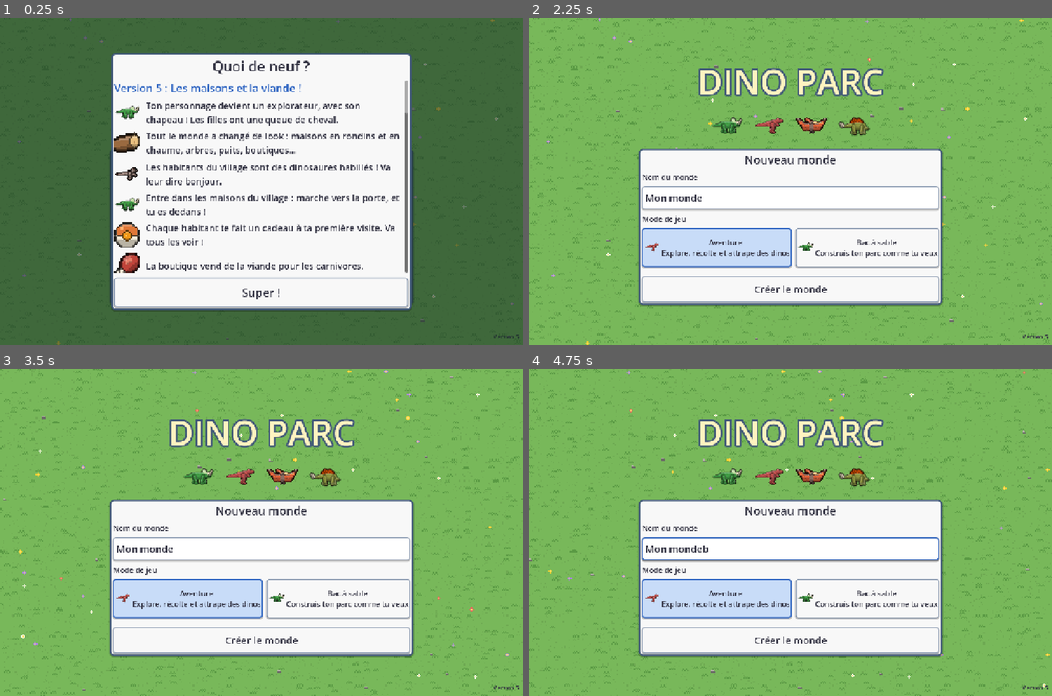
Above: before the commit, frames 1-4 (two rows, left to right).
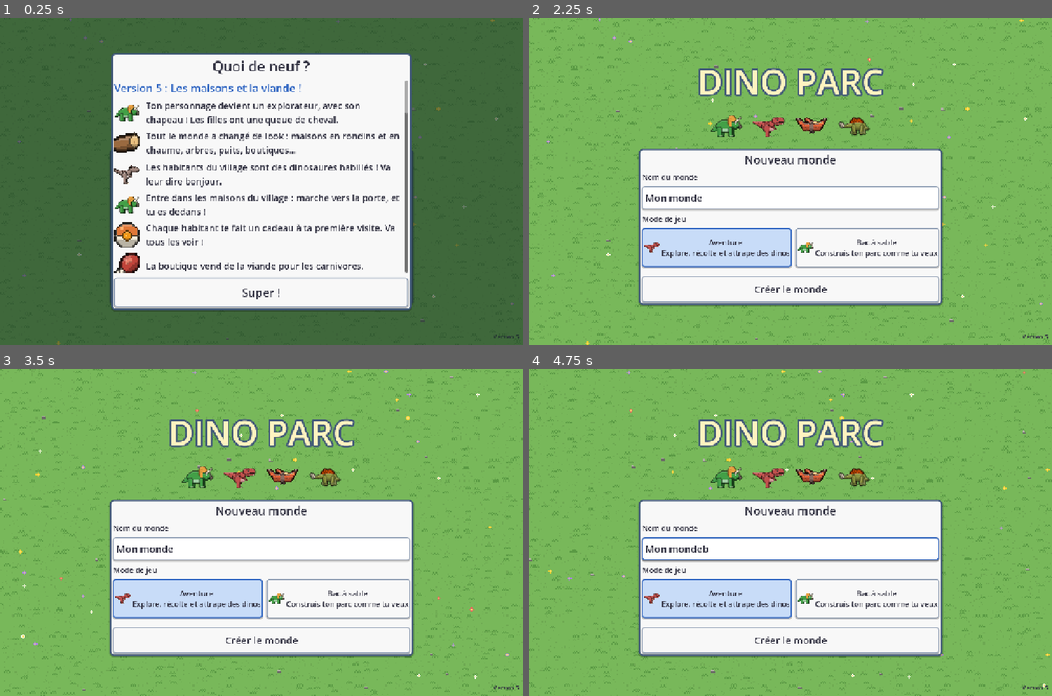
Above: after the commit, the same moments.

Repository: kevindjf/dino-parc
Game: Godot game, scene res://main.tscn
Two runs of this game, one before a commit and one after it. Both use one fixed random seed, a clock stepped at 60 frames per second and the inputs below.
Inputs (mouse positions are in pixels of both pictures, inside the frame that each line leads up to):
- Up to frame 1 (0.25 s): no input
- Up to frame 2 (2.25 s): click "Aventure Explore, récolte et …" at 0.5 s; click "Bac à sable Construis ton par…" at 1.25 s; click "Créer le monde" at 2 s
- Up to frame 3 (3.5 s): tap Enter at 2.75 s; move the mouse to (376, 516) at 2.77 s; hold Right from 2.78 s (still down); tap I at 2.85 s; click (376, 516) at 2.92 s; tap Space at 3.02 s
- Up to frame 4 (4.75 s): release Right at 3.5 s; drag from (685, 548) to (764, 597) at 3.52 s; move the mouse to (842, 460) at 4.27 s; hold Right from 4.28 s (still down); tap B at 4.35 s

The runs differ from the first frame. In frame 1, 0.4% of the frame differs, in the area x 21-27%, y 26-60%; in frame 2, 0.5%; in frame 3, 0.5%, in the area x 22-55%, y 29-72%; in frame 4, 0.5%.

Commit message:
feat: hand-drawn triceratops, T-Rex and velociraptor, seen from the side, front and back
Co-Authored-By: Claude Opus 5.5 (1M context) <noreply@anthropic.com>

Diff:
--- a/scripts/dino.gd
+++ b/scripts/dino.gd
@@ -73,6 +73,7 @@
 var saddled := false
 var saddle_sprite: Sprite2D
 var ridden := false
+var look := "side"  # "side", or "down" / "up" while walking towards or away from the camera
 var ride_moving := false
 var next_brush := 0.0
 var next_treat := 0.0
@@ -282,7 +283,19 @@
 
 
 func _animate(delta: float, moving: bool) -> void:
+	if moving:
+		var speed: float = species.speed
+		walk_phase += delta * (3.0 + 3.0 * speed) * (2.0 if habitat == "air" else 1.0)
+	# Hand-drawn species are also seen from the front and the back, when walking up or down.
+	var toward := look if frames.has(look) and not ridden and state != "sleep" and roar_time <= 0.0 else "side"
+	if toward != "side":
+		var textures: Array = frames[toward]
+		sprite.flip_h = false
+		sprite.texture = textures[int(walk_phase) % textures.size()]
+		sprite.offset = -frames.front_origin
+		return
 	# Keep the body in place when the sprite turns around (the tail makes it lopsided).
+	sprite.offset = -frames.origin
 	sprite.offset.x = -(frames.size.x - frames.origin.x) if sprite.flip_h else -frames.origin.x
 	if state == "sleep":
 		sprite.texture = frames.sleep
@@ -290,10 +303,18 @@
 	if roar_time > 0.0:
 		sprite.texture = frames.roar
 		return
-	if moving:
-		var speed: float = species.speed
-		walk_phase += delta * (3.0 + 3.0 * speed) * (2.0 if habitat == "air" else 1.0)
-	sprite.texture = frames.walk[int(walk_phase) % 2]
+	sprite.texture = frames.walk[int(walk_phase) % frames.walk.size()]
+
+
+# Turns towards a move: to the left or the right, or, for the species drawn from the front and the
+# back, down or up when the move is mostly vertical. Below `dead_x`, a move does not turn around.
+func _face(step: Vector2, dead_x: float) -> void:
+	if absf(step.y) > absf(step.x) * 1.3:
+		look = "down" if step.y > 0.0 else "up"
+		return
+	look = "side"
+	if absf(step.x) > dead_x:
+		sprite.flip_h = step.x < 0.0
 
 
 # --- Land --------------------------------------------------------------
@@ -393,8 +414,7 @@
 			_arrive()
 		return true
 	position += to_goal.normalized() * minf(speed * delta, to_goal.length())
-	if absf(to_goal.x) > 0.3:
-		sprite.flip_h = to_goal.x < 0.0
+	_face(to_goal, 0.3)
 	return true
 
 
@@ -428,8 +448,7 @@
 		return false
 	var speed := maxf(species.speed * T * 1.6, 56.0)
 	position += to_player.normalized() * minf(speed * delta, to_player.length() - 16.0)
-	if absf(to_player.x) > 2.0:
-		sprite.flip_h = to_player.x < 0.0
+	_face(to_player, 2.0)
 	return true
 
 
@@ -449,7 +468,7 @@
 		return false
 	position += step
 	cell = next_cell
-	sprite.flip_h = step.x < 0.0
+	_face(step, 0.0)
 	if roar_time <= 0.0 and randf() < delta:
 		roar()
 	return true
@@ -470,7 +489,7 @@
 			return false
 	position += step
 	cell = next_cell
-	sprite.flip_h = step.x < 0.0
+	_face(step, 0.0)
 	return true
 
 
--- a/scripts/dino_art.gd
+++ b/scripts/dino_art.gd
@@ -8,6 +8,7 @@
 
 const Painter := preload("res://scripts/painter.gd")
 const Catalog := preload("res://scripts/catalog.gd")
+const Hand := preload("res://scripts/dino_hand.gd")
 const T := 16
 const METERS_PER_CELL := 3.0
 const HORN := Color("fff1d0")
@@ -24,11 +25,15 @@
 	return cells if cells <= 4.0 else 4.0 + (cells - 4.0) * 0.6
 
 
-# Returns {walk: [Texture2D, Texture2D], roar, sleep, origin: pixel of the feet, size, height}.
+# Returns {walk: [Texture2D, ...], roar, sleep, origin: pixel of the feet, size, height}.
+# Hand-drawn species (dino_hand.gd) also have "down" and "up" (4 frames each) and front_origin.
 static func frames(id: String) -> Dictionary:
 	if _cache.has(id):
 		return _cache[id]
 	var sp: Dictionary = Catalog.DINOS[id]
+	if Hand.has(id):
+		_cache[id] = _hand_frames(id, sp)
+		return _cache[id]
 	var painter := Painter.new()
 	painter.measure()
 	for pose in POSES:
@@ -51,6 +56,22 @@
 		"origin": origin, "size": size, "height": origin.y,
 	}
 	_cache[id] = result
+	return result
+
+
+static func _hand_frames(id: String, sp: Dictionary) -> Dictionary:
+	var tex := func(direction: String, frame: int, pose := "walk") -> Texture2D:
+		return ImageTexture.create_from_image(Hand.draw(id, sp, direction, frame, pose))
+	var info: Dictionary = Hand.SPECIES[id]
+	var result := {
+		"walk": [], "down": [], "up": [],
+		"roar": tex.call("side", 0, "roar"), "sleep": tex.call("side", 0, "sleep"),
+		"origin": Vector2(info.feet, info.side.y), "size": info.side, "height": info.side.y,
+		"front_origin": Vector2(info.front.x / 2, info.front.y),
+	}
+	for frame in 4:
+		for direction in ["side", "down", "up"]:
+			result["walk" if direction == "side" else direction].append(tex.call(direction, frame))
 	return result
 
 
--- /dev/null
+++ b/scripts/dino_hand.gd
@@ -0,0 +1,295 @@
+extends RefCounted
+
+# Dinosaurs drawn by hand, part by part (see layers.gd), seen from the side (facing right), from
+# the front ("down") and from the back ("up"), with 4 walking frames, a roar and a sleep.
+# Sizes are fixed in pixels, chosen so that none is smaller than the explorer (25 pixels high).
+# The species not listed in SPECIES are still drawn by dino_art.gd.
+
+const Layers := preload("res://scripts/layers.gd")
+
+# side: canvas seen from the side; front: canvas seen from the front or the back; feet: the x of
+# the middle of the feet on the side canvas, where the dinosaur stands.
+# Colors not in the catalog: the frill, horns, claws.
+const SPECIES := {
+	"triceratops": {"side": Vector2i(52, 34), "front": Vector2i(32, 34), "feet": 24, "frill": Color("e8a040")},
+	"trex": {"side": Vector2i(66, 46), "front": Vector2i(36, 46), "feet": 31},
+	"velociraptor": {"side": Vector2i(40, 29), "front": Vector2i(20, 29), "feet": 18},
+}
+const HORN := Color("f2e8cc")
+const BEAK := Color("6e6256")
+const EYE := Color("1e1612")
+const MOUTH := Color("7a1c1c")
+
+
+static func has(id: String) -> bool:
+	return SPECIES.has(id)
+
+
+# pose: "walk" (frames 0 to 3), "roar" or "sleep". direction: "side", "down" or "up".
+static func draw(id: String, sp: Dictionary, direction: String, frame: int, pose := "walk") -> Image:
+	var info: Dictionary = SPECIES[id]
+	var layers := Layers.new(info.side if direction == "side" else info.front)
+	var bob := -1 if frame % 2 == 1 else 0
+	match id:
+		"triceratops":
+			_triceratops(layers, sp, info, direction, frame, pose, bob)
+		"trex":
+			_trex(layers, sp, direction, frame, pose, bob)
+		"velociraptor":
+			_raptor(layers, sp, direction, frame, pose, bob)
+	return layers.image
+
+
+static func _eye(l: Layers, x: float, y: float, closed: bool) -> void:
+	if closed:
+		l.dot(x, y + 1, EYE)
+		l.dot(x + 1, y + 1, EYE)
+	else:
+		l.dot(x, y, Color.WHITE)
+		l.dot(x + 1, y, EYE)
+		l.dot(x, y + 1, Color.WHITE)
+		l.dot(x + 1, y + 1, EYE)
+
+
+static func _toes(l: Layers, x: float, y: float, steps: Array) -> void:
+	for dx in steps:
+		l.dot(x + dx, y, HORN)
+
+
+# --- Triceratops: a heavy quadruped with a frill and three horns ------------------------------
+
+static func _triceratops(l: Layers, sp: Dictionary, info: Dictionary, direction: String, frame: int, pose: String, bob: int) -> void:
+	var skin: Color = sp.color
+	var belly: Color = skin.lightened(0.5)
+	var frill: Color = info.frill
+	var g := l.size.y - 1
+	var lift: int = [0, 1, 0, 0][frame] if direction != "side" else 0
+	var lift2: int = [0, 0, 0, 1][frame] if direction != "side" else 0
+	if direction == "side":
+		var sleep := pose == "sleep"
+		var y := 7 if sleep else bob
+		var sw: int = [0, 2, 0, -2][frame]
+		if not sleep:
+			l.part([_pillar(l, Vector2(18, 22 + y), 18 + sw, g), _pillar(l, Vector2(34, 22 + y), 34 - sw, g)], skin.darkened(0.2))
+		l.part([l.poly([Vector2(0, 25 + y), Vector2(13, 13 + y), Vector2(17, 22 + y), Vector2(6, 25 + y)])], skin)
+		l.part([l.ellipse(23, 17 + y, 14, 9)], skin)
+		l.part([l.ellipse(24, 23.5 + y, 10, 2.6)], belly, 0, 1, false)
+		if not sleep:
+			l.part([_pillar(l, Vector2(15, 22 + y), 15 - sw, g)], skin)
+		l.part([l.ellipse(34, 9 + y, 6.5, 9)], frill, 1, 1)
+		for spot in [Vector2(32, 4), Vector2(31, 8), Vector2(32, 12), Vector2(34, 6), Vector2(34, 10)]:
+			l.dot(spot.x, spot.y + y, frill.darkened(0.25))
+		l.part([l.poly([Vector2(35, 10 + y), Vector2(42, 9 + y), Vector2(48, 14 + y), Vector2(47, 20 + y), Vector2(39, 21 + y), Vector2(35, 18 + y)])], skin)
+		l.part([l.poly([Vector2(46, 13 + y), Vector2(51, 17 + y), Vector2(47, 21 + y), Vector2(45, 19 + y)])], BEAK, 0, 1)
+		if pose == "roar":
+			l.part([l.poly([Vector2(40, 19 + y), Vector2(48, 19 + y), Vector2(46, 24 + y), Vector2(40, 22 + y)])], MOUTH, 0, 1)
+		l.part([l.limb(Vector2(40, 10 + y), Vector2(49, 3 + y), 1.5, 0.5)], HORN, 0, 1)
+		l.part([l.limb(Vector2(46, 13 + y), Vector2(47, 10 + y), 1.1, 0.4)], HORN, 0, 1)
+		_eye(l, 39, 12 + y, sleep)
+		if pose != "roar":
+			for x in range(42, 46):
+				l.dot(x, 18 + y, skin.darkened(0.72))
+		if not sleep:
+			l.part([_pillar(l, Vector2(32, 22 + y), 32 + sw, g)], skin)
+			_toes(l, 15 - sw, g - 1, [-1, 1, 3])
+			_toes(l, 32 + sw, g - 1, [-1, 1, 3])
+		return
+	var cx := l.size.x / 2.0
+	var y := bob
+	if direction == "down":
+		l.part([l.ellipse(cx, 20 + y, 11, 7)], skin)
+		l.part([l.box(int(cx) - 10, 22 + y, 7, g - 22 - y - lift + 1)], skin)
+		l.part([l.box(int(cx) + 3, 22 + y, 7, g - 22 - y - lift2 + 1)], skin)
+		_toes(l, cx - 9, g - lift, [0, 2, 4])
+		_toes(l, cx + 4, g - lift2, [0, 2, 4])
+		l.part([l.ellipse(cx, 9 + y, 15, 8.5)], frill, 1, 1)
+		for dx in [-9, -4, 0, 4, 9]:
+			l.dot(cx + dx, 4 + y, frill.darkened(0.25))
+		l.part([l.ellipse(cx, 15 + y, 6.5, 7.5)], skin)
+		l.part([l.poly([Vector2(cx - 3, 19 + y), Vector2(cx + 3, 19 + y), Vector2(cx + 1.5, 25 + y), Vector2(cx - 1.5, 25 + y)])], BEAK, 0, 1)
+		l.part([l.limb(Vector2(cx - 4, 11 + y), Vector2(cx - 7, 2 + y), 1.4, 0.5), l.limb(Vector2(cx + 4, 11 + y), Vector2(cx + 7, 2 + y), 1.4, 0.5)], HORN, 0, 1)
+		l.part([l.limb(Vector2(cx, 19 + y), Vector2(cx, 16 + y), 1.1, 0.4)], HORN, 0, 1)
+		if pose == "roar":
+			l.part([l.ellipse(cx, 24 + y, 2.5, 1.5)], MOUTH, 0, 0)
+		for x in [cx - 4, cx + 3]:
+			l.dot(x, 13 + y, Color.WHITE if pose != "sleep" else skin)
+			l.dot(x, 14 + y, EYE)
+	else:
+		l.part([l.box(int(cx) - 10, 22 + y, 7, g - 22 - y - lift + 1)], skin)
+		l.part([l.box(int(cx) + 3, 22 + y, 7, g - 22 - y - lift2 + 1)], skin)
+		l.part([l.ellipse(cx, 18 + y, 12, 8.5)], skin)
+		l.part([l.ellipse(cx, 8 + y, 15, 8)], frill, 1, 1)
+		l.part([l.ellipse(cx, 9 + y, 12, 5.5)], frill.darkened(0.25), 0, 0, false)
+		l.part([l.limb(Vector2(cx, 21 + y), Vector2(cx, g - 1), 3.5, 1.6)], skin)
+
+
+# A straight heavy leg from the shoulder or the hip down to a round foot on the ground.
+static func _pillar(l: Layers, top: Vector2, foot_x: float, ground: int) -> PackedByteArray:
+	var leg := l.limb(top, Vector2(foot_x, ground - 3), 3.4, 2.9)
+	var foot := l.ellipse(foot_x + 0.5, ground - 1.2, 4.0, 1.8)
+	for i in leg.size():
+		leg[i] = leg[i] | foot[i]
+	return leg
+
+
+# --- T-Rex: a huge head, tiny arms, strong legs -----------------------------------------------
+
+static func _trex(l: Layers, sp: Dictionary, direction: String, frame: int, pose: String, bob: int) -> void:
+	var skin: Color = sp.color
+	var stripes: Color = sp.color2
+	var belly: Color = skin.lightened(0.45)
+	var g := l.size.y - 1
+	var roar := pose == "roar"
+	var sleep := pose == "sleep"
+	if direction == "side":
+		var y := 9 if sleep else bob
+		var sw: int = [0, 4, 0, -4][frame]
+		if not sleep:
+			_trex_leg(l, Vector2(31, 28 + y), 31 + sw, g, skin.darkened(0.2))
+		l.part([l.limb(Vector2(26, 22 + y), Vector2(1, 15 + y), 8, 1.2)], skin)
+		l.part([l.ellipse(31, 23 + y, 13, 10)], skin)
+		l.part([l.ellipse(35, 29 + y, 9, 3.5)], belly, 0, 1, false)
+		for x in [20, 25, 30, 12]:
+			l.part([l.limb(Vector2(x, 14 + y + (2 if x < 16 else 0)), Vector2(x - 2, 19 + y), 1.0, 0.5)], stripes, 0, 0, false)
+		l.part([l.limb(Vector2(38, 18 + y), Vector2(44, 12 + y), 6, 5)], skin)
+		if roar:
+			l.part([l.poly([Vector2(44, 17 + y), Vector2(61, 21 + y), Vector2(58, 27 + y), Vector2(46, 24 + y)])], skin.darkened(0.12))
+			l.part([l.poly([Vector2(45, 16 + y), Vector2(62, 15 + y), Vector2(59, 22 + y), Vector2(46, 21 + y)])], MOUTH, 0, 0, false)
+			for x in [48, 52, 56]:
+				l.dot(x, 22 + y, Color.WHITE)
+		var head := [Vector2(40, 7 + y), Vector2(55, 5 + y), Vector2(64, 9 + y), Vector2(64, 15 + y), Vector2(56, 17 + y), Vector2(44, 19 + y), Vector2(39, 14 + y)]
+		if roar:
+			for i in head.size():
+				head[i] += Vector2(0, -2)
+		l.part([l.poly(head)], skin)
+		if not roar:
+			l.part([l.poly([Vector2(44, 16 + y), Vector2(62, 15 + y), Vector2(60, 20 + y), Vector2(46, 21 + y)])], skin.darkened(0.08))
+			for x in range(46, 62):
+				l.dot(x, 16 + y, skin.darkened(0.72))
+			for x in [48, 52, 56, 60]:
+				l.dot(x, 17 + y, Color.WHITE)
+		var up := -2 if roar else 0
+		l.part([l.limb(Vector2(46, 8 + y + up), Vector2(52, 7 + y + up), 1.2, 1.0)], skin.darkened(0.25), 0, 0, false)
+		_eye(l, 49, 9 + y + up, sleep)
+		l.dot(62, 9 + y + up, skin.darkened(0.6))
+		l.part([l.limb(Vector2(42, 25 + y), Vector2(46, 29 + y), 1.6, 1.1)], skin)
+		l.dot(47, 30 + y, HORN)
+		if not sleep:
+			_trex_leg(l, Vector2(28, 28 + y), 28 - sw, g, skin)
+		return
+	var cx := l.size.x / 2.0
+	var y := bob
+	var lift: int = [0, 2, 0, 0][frame]
+	var lift2: int = [0, 0, 0, 2][frame]
+	if direction == "down":
+		for side in [-1, 1]:
+			var foot_y: int = g - (lift if side < 0 else lift2)
+			l.part([l.ellipse(cx + side * 7, 30 + y, 5, 6), l.limb(Vector2(cx + side * 7, 32 + y), Vector2(cx + side * 7, foot_y - 2), 3, 2.4), l.ellipse(cx + side * 7, foot_y - 1, 4, 1.8)], skin)
+			_toes(l, cx + side * 7 - 2, foot_y, [0, 2, 4])
+		l.part([l.ellipse(cx, 25 + y, 11, 9)], skin)
+		l.part([l.ellipse(cx, 28 + y, 7, 5)], belly, 0, 1, false)
+		for side in [-1, 1]:
+			l.part([l.limb(Vector2(cx + side * 8, 24 + y), Vector2(cx + side * 8, 28 + y), 1.6, 1.1)], skin)
+		l.part([l.ellipse(cx, 11 + y, 11, 9)], skin)
+		l.part([l.ellipse(cx, 17 + y, 8, 5)], skin.darkened(0.08) if not roar else MOUTH)
+		if roar:
+			for x in [-5, -2, 1, 4]:
+				l.dot(cx + x, 14 + y, Color.WHITE)
+		else:
+			for x in range(-7, 7):
+				l.dot(cx + x, 16 + y, skin.darkened(0.72))
+			for x in [-6, -3, 2, 5]:
+				l.dot(cx + x, 17 + y, Color.WHITE)
+		for side in [-1, 1]:
+			_eye(l, cx + side * 7 - (1 if side < 0 else 0), 8 + y, sleep)
+		l.dot(cx - 2, 13 + y, skin.darkened(0.6))
+		l.dot(cx + 1, 13 + y, skin.darkened(0.6))
+	else:
+		for side in [-1, 1]:
+			var foot_y: int = g - (lift if side < 0 else lift2)
+			l.part([l.ellipse(cx + side * 7, 30 + y, 5, 6), l.limb(Vector2(cx + side * 7, 32 + y), Vector2(cx + side * 7, foot_y - 2), 3, 2.4), l.ellipse(cx + side * 7, foot_y - 1, 4, 1.8)], skin)
+		l.part([l.ellipse(cx, 24 + y, 12, 10)], skin)
+		for row in [18, 22, 26]:
+			l.part([l.limb(Vector2(cx - 6, row + y), Vector2(cx + 6, row + y), 0.8, 0.8)], stripes, 0, 0, false)
+		l.part([l.ellipse(cx, 10 + y, 10, 8.5)], skin)
+		l.part([l.limb(Vector2(cx, 28 + y), Vector2(cx, g - 1), 6, 2)], skin)
+
+
+static func _trex_leg(l: Layers, hip: Vector2, foot_x: float, g: int, color: Color) -> void:
+	l.part([l.ellipse(hip.x, hip.y, 6, 7.5), l.limb(hip + Vector2(1, 4), Vector2(foot_x, g - 2), 3.4, 2.2), l.ellipse(foot_x + 2, g - 1, 4.5, 1.8)], color)
+	_toes(l, foot_x + 2, g, [1, 3, 5])
+
+
+# --- Velociraptor: small, fast, feathered, with a long stiff tail -----------------------------
+
+static func _raptor(l: Layers, sp: Dictionary, direction: String, frame: int, pose: String, bob: int) -> void:
+	var skin: Color = sp.color
+	var stripes: Color = sp.color2
+	var belly: Color = skin.lightened(0.45)
+	var g := l.size.y - 1
+	var sleep := pose == "sleep"
+	var roar := pose == "roar"
+	if direction == "side":
+		var y := 6 if sleep else bob
+		var sw: int = [0, 3, 0, -3][frame]
+		if not sleep:
+			_raptor_leg(l, Vector2(18, 16 + y), 18 + sw, g, skin.darkened(0.2))
+		l.part([l.limb(Vector2(14, 13 + y), Vector2(0, 8 + y), 3.5, 1)], skin)
+		for x in [2, 5, 8]:
+			l.dot(x, 8 + y + x / 4, stripes)
+		l.part([l.ellipse(18, 14 + y, 8, 5.5)], skin)
+		l.part([l.ellipse(19, 17 + y, 5, 2)], belly, 0, 1, false)
+		for x in [14, 17, 20]:
+			l.part([l.limb(Vector2(x, 9 + y), Vector2(x - 1, 12 + y), 0.8, 0.5)], stripes, 0, 0, false)
+		l.part([l.limb(Vector2(22, 12 + y), Vector2(27, 7 + y), 3.2, 2.6)], skin)
+		l.part([l.poly([Vector2(24, 3 + y), Vector2(33, 3 + y), Vector2(39, 7 + y), Vector2(37, 10 + y), Vector2(28, 11 + y), Vector2(24, 8 + y)])], skin)
+		# A little crest of feathers on the head.
+		l.part([l.poly([Vector2(23, 4 + y), Vector2(27, 1 + y), Vector2(28, 4 + y)])], stripes, 0, 0)
+		if roar:
+			l.part([l.poly([Vector2(29, 8 + y), Vector2(38, 9 + y), Vector2(36, 13 + y), Vector2(29, 11 + y)])], MOUTH, 0, 0)
+			l.dot(32, 9 + y, Color.WHITE)
+			l.dot(35, 9 + y, Color.WHITE)
+		else:
+			for x in range(30, 37):
+				l.dot(x, 8 + y, skin.darkened(0.72))
+		_eye(l, 30, 4 + y, sleep)
+		l.part([l.limb(Vector2(22, 15 + y), Vector2(26, 18 + y), 1.4, 1)], skin)
+		l.dot(27, 19 + y, HORN)
+		if not sleep:
+			_raptor_leg(l, Vector2(16, 16 + y), 16 - sw, g, skin)
+		return
+	var cx := l.size.x / 2.0
+	var y := bob
+	var lift: int = [0, 1, 0, 0][frame]
+	var lift2: int = [0, 0, 0, 1][frame]
+	for side in [-1, 1]:
+		var foot_y: int = g - (lift if side < 0 else lift2)
+		l.part([l.ellipse(cx + side * 3.5, 17 + y, 3, 4), l.limb(Vector2(cx + side * 3.5, 19 + y), Vector2(cx + side * 3.5, foot_y - 1), 1.8, 1.4), l.ellipse(cx + side * 3.5, foot_y - 0.5, 2.5, 1.2)], skin)
+		if direction == "down":
+			_toes(l, cx + side * 3.5 - 1, foot_y, [0, 2])
+	if direction == "down":
+		l.part([l.ellipse(cx, 14 + y, 6, 5)], skin)
+		l.part([l.ellipse(cx, 15 + y, 3.5, 3)], belly, 0, 1, false)
+		l.part([l.limb(Vector2(cx, 12 + y), Vector2(cx, 8 + y), 3, 3)], skin)
+		l.part([l.ellipse(cx, 5 + y, 5.5, 4.5)], skin)
+		l.part([l.ellipse(cx, 8 + y, 3, 2.5)], MOUTH if roar else skin.darkened(0.08))
+		l.part([l.poly([Vector2(cx - 2, 1 + y), Vector2(cx, -1 + y), Vector2(cx + 2, 1 + y)])], stripes, 0, 0)
+		_eye(l, cx - 4, 4 + y, sleep)
+		_eye(l, cx + 2, 4 + y, sleep)
+		for side in [-1, 1]:
+			l.part([l.limb(Vector2(cx + side * 5, 14 + y), Vector2(cx + side * 6, 17 + y), 1.2, 0.9)], skin)
+	else:
+		l.part([l.limb(Vector2(cx, 16 + y), Vector2(cx, g - 1), 2.5, 1.2)], skin)
+		l.part([l.ellipse(cx, 13 + y, 6.5, 5)], skin)
+		for row in [10, 13, 16]:
+			l.part([l.limb(Vector2(cx - 3, row + y), Vector2(cx + 3, row + y), 0.6, 0.6)], stripes, 0, 0, false)
+		l.part([l.limb(Vector2(cx, 11 + y), Vector2(cx, 7 + y), 3, 3)], skin)
+		l.part([l.ellipse(cx, 5 + y, 5, 4.5)], skin)
+		l.part([l.poly([Vector2(cx - 2, 1 + y), Vector2(cx, -1 + y), Vector2(cx + 2, 1 + y)])], stripes, 0, 0)
+
+
+static func _raptor_leg(l: Layers, hip: Vector2, foot_x: float, g: int, color: Color) -> void:
+	l.part([l.ellipse(hip.x, hip.y, 3.5, 4.5), l.limb(hip + Vector2(1, 3), Vector2(foot_x, g - 1), 2, 1.3), l.ellipse(foot_x + 1.5, g - 0.5, 2.8, 1.2)], color)
+	# The big sickle claw.
+	l.dot(foot_x + 1, g - 2, HORN)
+	l.dot(foot_x + 3, g, HORN)
--- /dev/null
+++ b/scripts/layers.gd
@@ -0,0 +1,107 @@
+extends RefCounted
+
+# Hand-drawn looking sprites made of parts, in pixels. Each part is a shape (ellipses, polygons,
+# tapered limbs, boxes) filled with one color and shaded like pixel art lit from the top left:
+# a light rim on top, a darker band at the bottom and a dark right edge. Then it gets its own
+# outline and is laid over the parts drawn before, so a leg or a head keeps its contour over the
+# body behind it.
+#
+#   var layers := Layers.new(Vector2i(52, 34))
+#   layers.part([layers.ellipse(23, 17, 14, 9)], Color.GREEN)
+#   layers.dot(40, 12, Color.BLACK)
+#   var image := layers.image
+
+var image: Image
+var size: Vector2i
+
+
+func _init(canvas: Vector2i) -> void:
+	size = canvas
+	image = Image.create(size.x, size.y, false, Image.FORMAT_RGBA8)
+
+
+# --- Shapes: each returns a mask (a set of pixels), to give to part() ---------------------------
+
+func ellipse(cx: float, cy: float, rx: float, ry: float) -> PackedByteArray:
+	return _shape(func(x: float, y: float) -> bool:
+		return pow((x - cx) / rx, 2) + pow((y - cy) / ry, 2) <= 1.0)
+
+
+func poly(points: Array) -> PackedByteArray:
+	var polygon := PackedVector2Array(points)
+	return _shape(func(x: float, y: float) -> bool:
+		return Geometry2D.is_point_in_polygon(Vector2(x, y), polygon))
+
+
+# A tapered tube from a to b, radius ra at a and rb at b: legs, necks, tails, horns.
+func limb(a: Vector2, b: Vector2, ra: float, rb: float) -> PackedByteArray:
+	var ab := b - a
+	var length_sq := maxf(ab.length_squared(), 0.0001)
+	return _shape(func(x: float, y: float) -> bool:
+		var p := Vector2(x, y)
+		var t := clampf((p - a).dot(ab) / length_sq, 0.0, 1.0)
+		return p.distance_to(a + ab * t) <= lerpf(ra, rb, t))
+
+
+func box(x: int, y: int, w: int, h: int) -> PackedByteArray:
+	return _shape(func(px: float, py: float) -> bool:
+		return px >= x and px < x + w and py >= y and py < y + h)
+
+
+func _shape(inside: Callable) -> PackedByteArray:
+	var mask := PackedByteArray()
+	mask.resize(size.x * size.y)
+	for y in size.y:
+		for x in size.x:
+			if inside.call(x + 0.5, y + 0.5):
+				mask[y * size.x + x] = 1
+	return mask
+
+
+# --- Drawing ----------------------------------------------------------------------------------
+
+# Fills the union of `shapes` with `color`, shaded and outlined. rim: rows of light on top;
+# low: rows of shade at the bottom. outline: false for a flat detail without contour.
+func part(shapes: Array, color: Color, rim := 1, low := 2, outline := true) -> void:
+	var mask := PackedByteArray()
+	mask.resize(size.x * size.y)
+	for shape in shapes:
+		for i in mask.size():
+			mask[i] = mask[i] | shape[i]
+	var has := func(x: int, y: int) -> bool:
+		return x >= 0 and y >= 0 and x < size.x and y < size.y and mask[y * size.x + x] == 1
+	var light := color.lightened(0.22)
+	var dark := color.darkened(0.2)
+	var deep := color.darkened(0.36)
+	for y in size.y:
+		for x in size.x:
+			if not has.call(x, y):
+				if outline and (has.call(x + 1, y) or has.call(x - 1, y) or has.call(x, y + 1) or has.call(x, y - 1)):
+					image.set_pixel(x, y, color.darkened(0.72))
+				continue
+			var c := color
+			var up := 0
+			while up < rim and has.call(x, y - up - 1):
+				up += 1
+			var down := 0
+			while down < low and has.call(x, y + down + 1):
+				down += 1
+			if up < rim:
+				c = light
+			if down < low:
+				c = deep if down == 0 and low > 1 else dark
+			elif not has.call(x + 1, y):
+				c = dark
+			image.set_pixel(x, y, c)
+
+
+func dot(x: float, y: float, color: Color) -> void:
+	var at := Vector2i(floori(x), floori(y))
+	if Rect2i(Vector2i.ZERO, size).has_point(at):
+		image.set_pixel(at.x, at.y, color)
+
+
+func flipped() -> Image:
+	var copy: Image = image.duplicate()
+	copy.flip_x()
+	return copy
